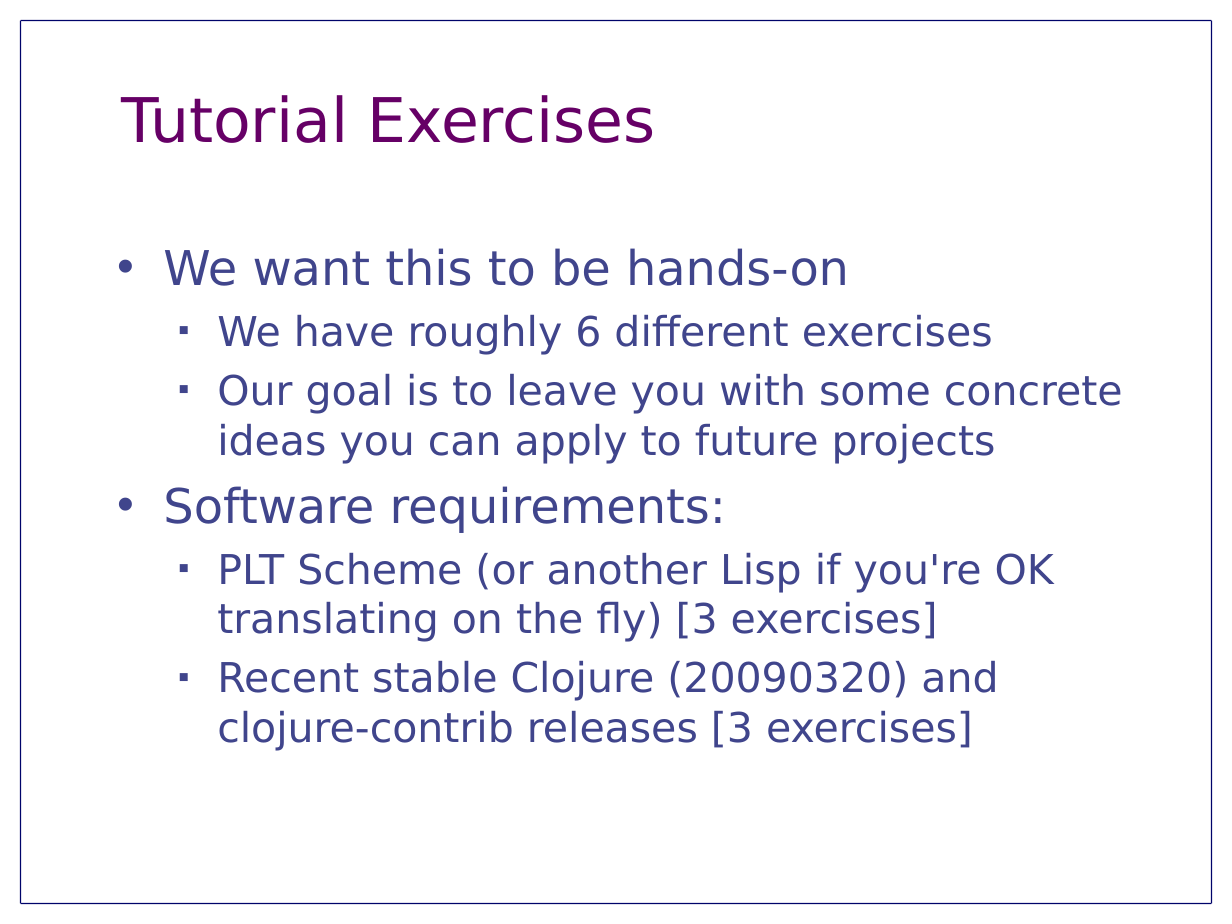
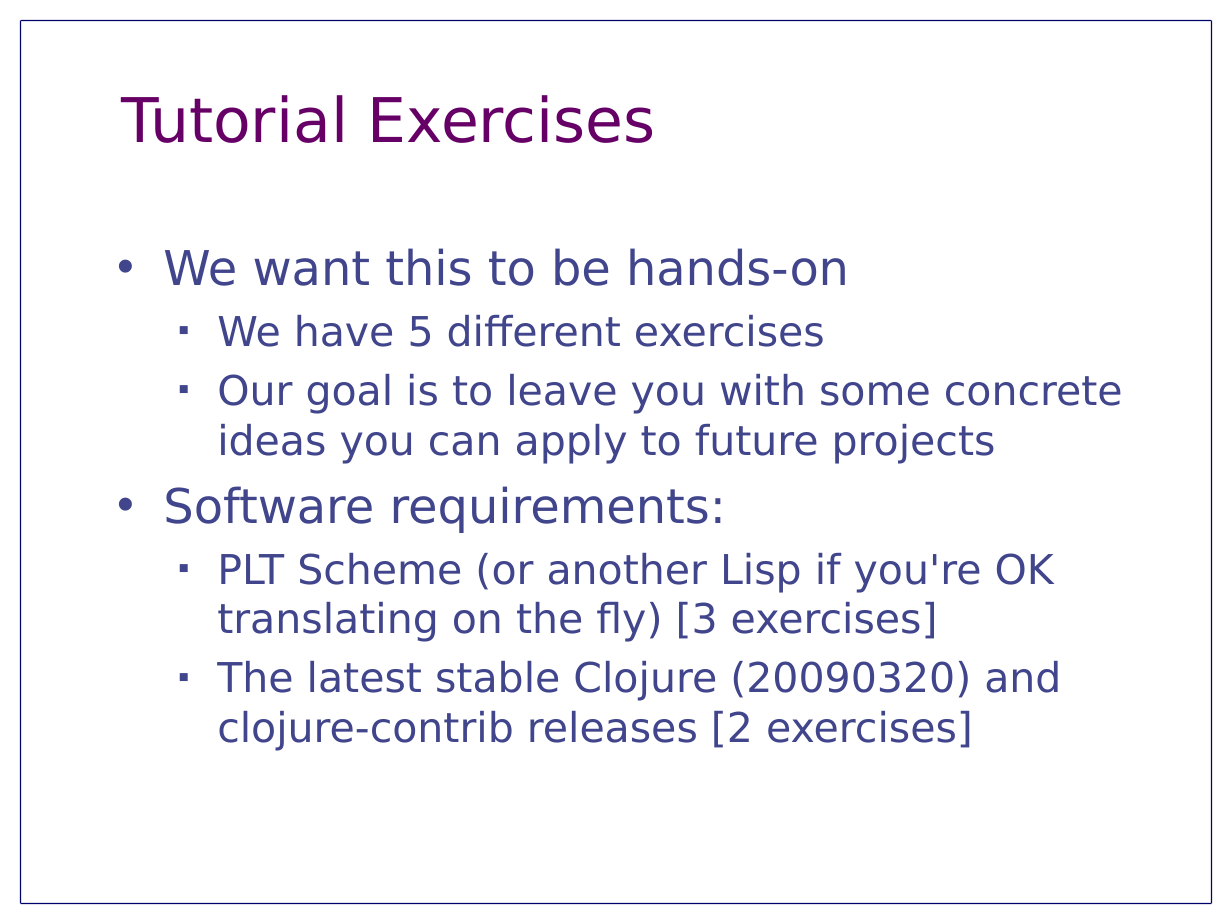
Before and after one commit to jnewbern/monad-tutorial, a slide deck: slide 3 of slides/TutorialOverview.odp. Drawn at 1232x924 pixels with LibreOffice and Linux fonts; fonts in the diff are those of the drawing. Boxes give left, top, right and bottom in pixels: in the first picture for what was removed or moved away, otherwise in the second. Text is boxed around its words. In the diff, an @@ line names an element or a change of style, - is before the commit and + after.

Commit message:
Polish tutorial slides a little more

```diff
--- a/slides/TutorialOverview.odp
+++ b/slides/TutorialOverview.odp
@@ text at (217, 314, 825, 347): text changed @@
-  ■ We have roughly 6 different exercises
+  ■ We have 5 different exercises
@@ text at (217, 660, 1061, 751): text changed @@
-  ■ Recent stable Clojure (20090320) and clojure-contrib releases [3 exercises]
+  ■ The latest stable Clojure (20090320) and clojure-contrib releases [2 exercises]
```
Also in this commit, not shown: 4 other slides changed, 3 other files.
